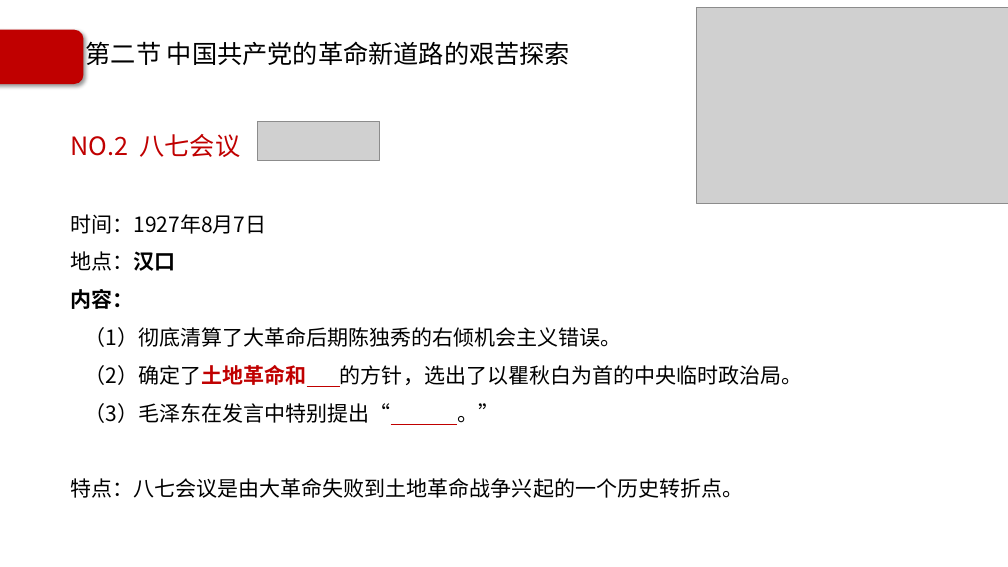
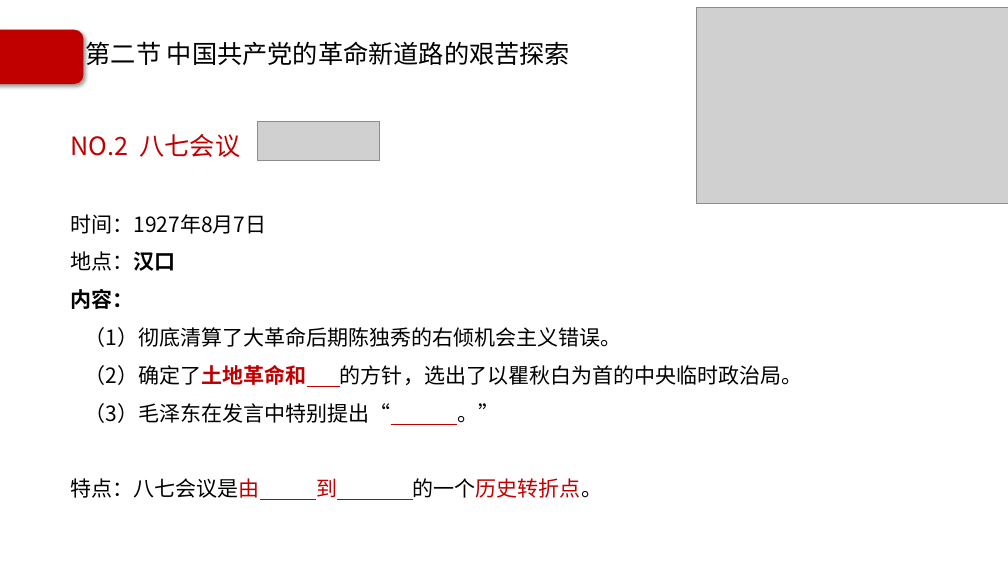
Before and after one commit to Call-me-zhy/tangtang, a slide deck: slide 12 of 5 中国近现代史纲要/课件/中国近现代史纲要精讲5.pptx. Drawn at 1008x567 pixels with LibreOffice and Linux fonts; fonts in the diff are those of the drawing; grey boxes stand for pictures; background and template pictures are left out. Boxes give left, top, right and bottom in pixels: in the first picture for what was removed or moved away, otherwise in the second. Text is boxed around its words. In the diff, an @@ line names an element or a change of style, - is before the commit and + after.

```diff
--- a/5 中国近现代史纲要/课件/中国近现代史纲要精讲5.pptx
+++ b/5 中国近现代史纲要/课件/中国近现代史纲要精讲5.pptx
@@ text at (70, 478, 602, 498): text changed @@
-特点：八七会议是由大革命失败到土地革命战争兴起的一个历史转折点。
+特点：八七会议是由 到 的一个历史转折点。
```
Also in this commit, not shown: 15 other slides changed, 6 slides added, 8 other files.
